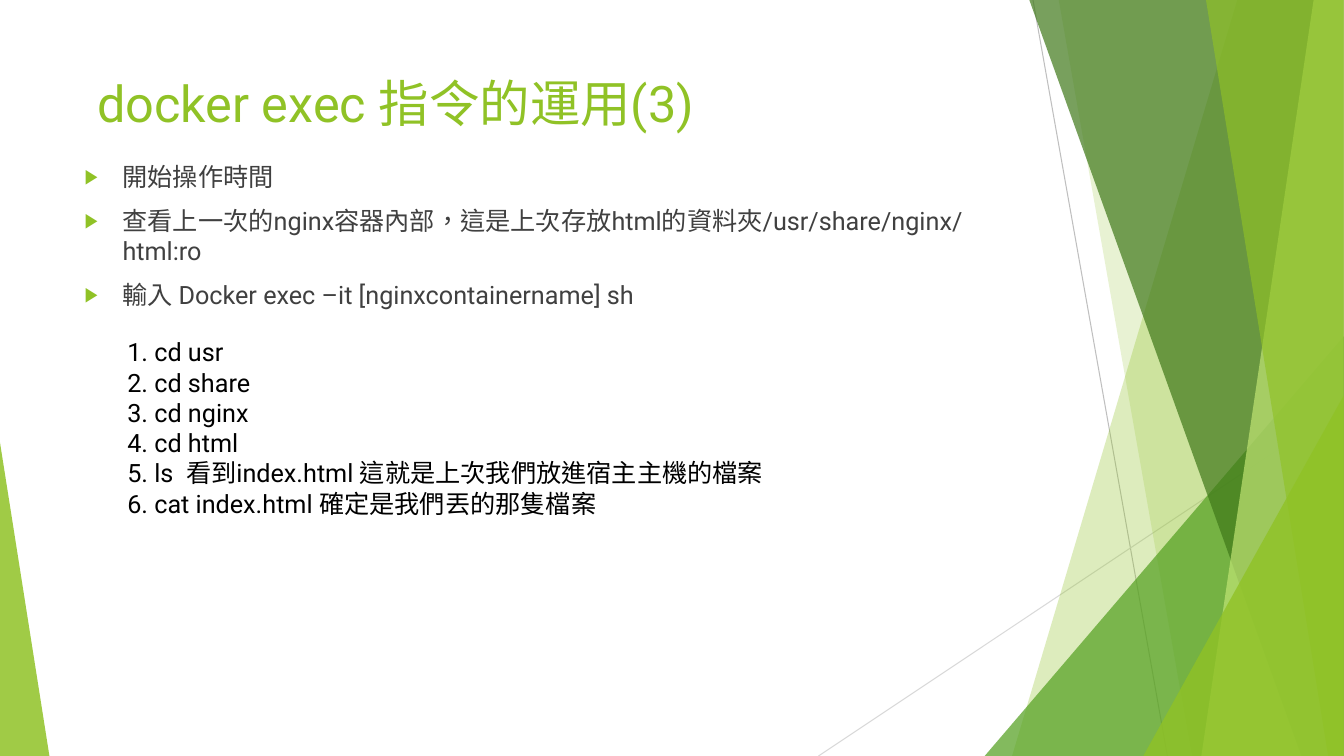
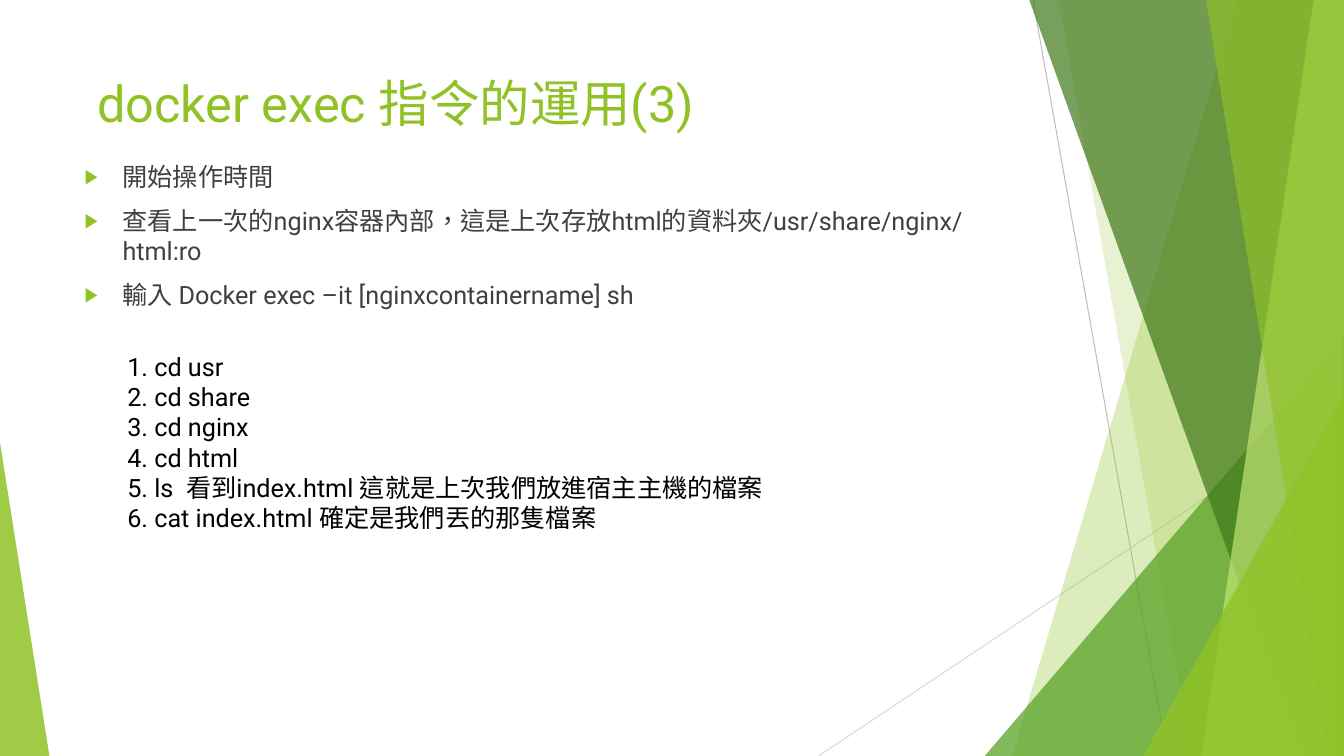
Before and after one commit to coolyuoo/Docker.Class3, a slide deck: slide 21 of 單元3.Dockerfile 解析.pptx. Drawn at 1344x756 pixels with LibreOffice and Linux fonts; fonts in the diff are those of the drawing. Boxes give left, top, right and bottom in pixels: in the first picture for what was removed or moved away, otherwise in the second. Text is boxed around its words. In the diff, an @@ line names an element or a change of style, - is before the commit and + after.

```diff
--- a/單元3.Dockerfile 解析.pptx
+++ b/單元3.Dockerfile 解析.pptx
@@ text "1. cd usr": place and size @@
-text "1. cd usr" at box(127, 342, 763, 515)
+text "1. cd usr" at box(127, 357, 763, 529)
```
Also in this commit, not shown: 5 other slides changed.
